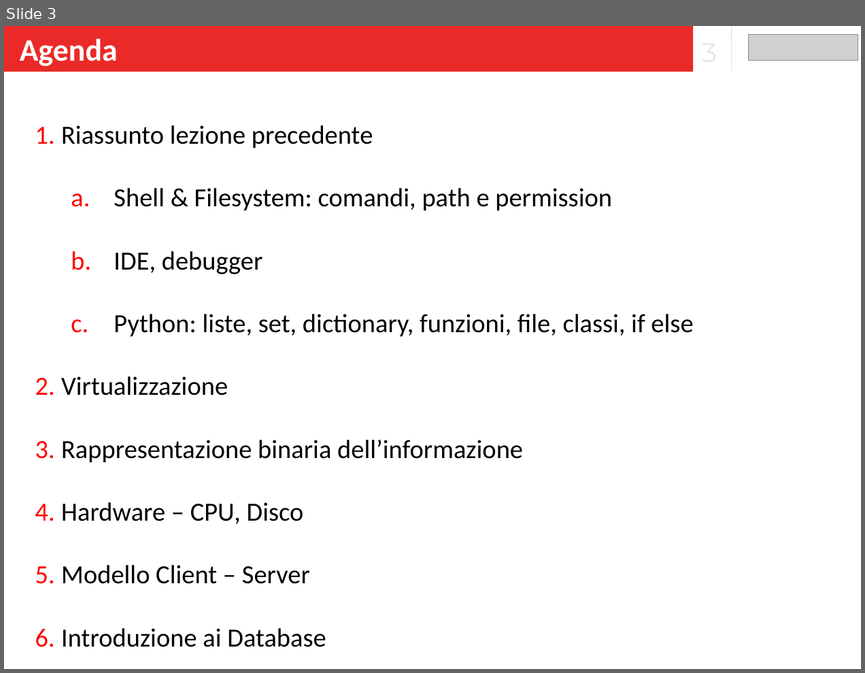
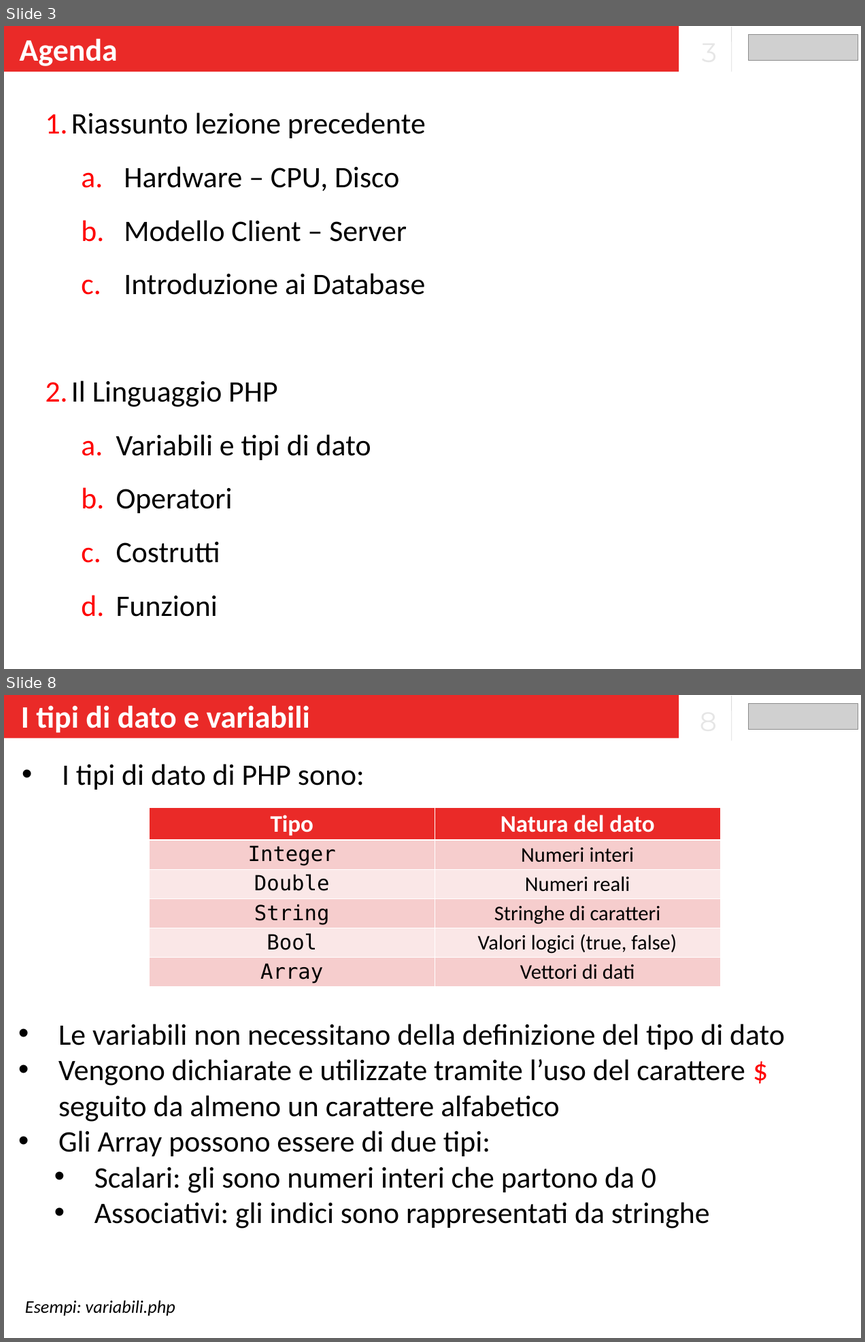
Before and after one commit to banzaiberry/leonardo, a slide deck: Lezioni_5_6_7/Lezione_5/Slide.pptx. Shown one above the other, each under a label of ours: slide 3 before the commit, slides 3 and 8 after it; the slides between them are not shown. The pictures are 865x673 and 865x1342 pixels, drawn with LibreOffice and Linux fonts; fonts in the diff are those of the drawing; grey boxes stand for pictures. Boxes give left, top, right and bottom in pixels: in the first picture for what was removed or moved away, otherwise in the second. Text is boxed around its words. In the diff, an @@ line names an element or a change of style, - is before the commit and + after.

```diff
--- a/Lezioni_5_6_7/Lezione_5/Slide.pptx
+++ b/Lezioni_5_6_7/Lezione_5/Slide.pptx
@@ slide 8 added at [4, 695, 861, 1338], background #FFFFFF @@
@@ rectangle added at [4, 695, 679, 738], fill #EA2A28, 52.5 pt, text #FFFFFF, bold @@
+I tipi di dato e variabili
@@ line added from (732, 696) to (732, 741), #DBDBDB 1 pt @@
@@ picture added at [748, 704, 858, 729] @@
@@ text added at [62, 764, 364, 790], 50 pt, text #000000 @@
+• I tipi di dato di PHP sono:
@@ table added at [150, 807, 721, 986], 6 rows, 2 columns @@
+Tipo | Natura del dato
+Integer | Numeri interi
+Double | Numeri reali
+String | Stringhe di caratteri
+Bool | Valori logici (true, false)
+Array | Vettori di dati
@@ text added at [58, 1023, 785, 1228], 50 pt, text #000000 @@
+• Le variabili non necessitano della definizione del tipo di dato
+• Vengono dichiarate e utilizzate tramite l’uso del carattere $ seguito da almeno un carattere alfabetico
+• Gli Array possono essere di due tipi:
+  • Scalari: gli sono numeri interi che partono da 0
+  • Associativi: gli indici sono rappresentati da stringhe
@@ text added at [25, 1300, 175, 1316], 30 pt, text #000000, italic @@
+Esempi: variabili.php
@@ slide 3 changed as well @@
@@ rectangle "Agenda": place and size @@
-rectangle "Agenda" at [4, 26, 694, 72]
+rectangle "Agenda" at [4, 26, 679, 72]
@@ text "Riassunto lezione precedente": place and size @@
-text "Riassunto lezione precedente" at [61, 125, 693, 647]
+text "Riassunto lezione precedente" at [71, 112, 426, 616]
@@ text at [71, 112, 426, 295]: size 44 to 50 pt in "Riassunto lezione precedente", "Hardware – CPU, Disco", "Modello Client – Server", "Introduzione ai Database"; line spacing 2 to 1.5; bullet 1. to a.; list level 2 to 3 in "Hardware – CPU, Disco"; list level 2 to 3 in "Modello Client – Server"; list level 2 to 3 in "Introduzione ai Database" @@
@@ text at [61, 188, 693, 463]: paragraphs removed @@
-    a. Shell & Filesystem: comandi, path e permission
-    b. IDE, debugger
-    c. Python: liste, set, dictionary, funzioni, file, classi, if else
-  2. Virtualizzazione
-  3. Rappresentazione binaria dell’informazione
@@ text at [71, 380, 371, 616]: paragraphs added @@
+  2. Il Linguaggio PHP
+    a. Variabili e tipi di dato
+    b. Operatori
+    c. Costrutti
+    d. Funzioni
```
Also in this commit, not shown: 3 other slides changed, 12 other slides added, 1 slide removed, 1 other file.
